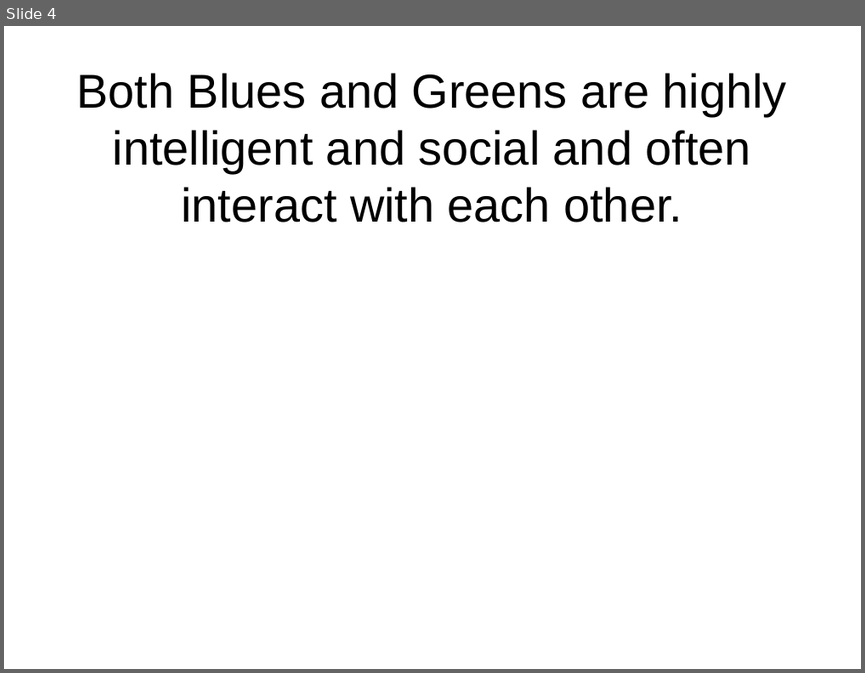
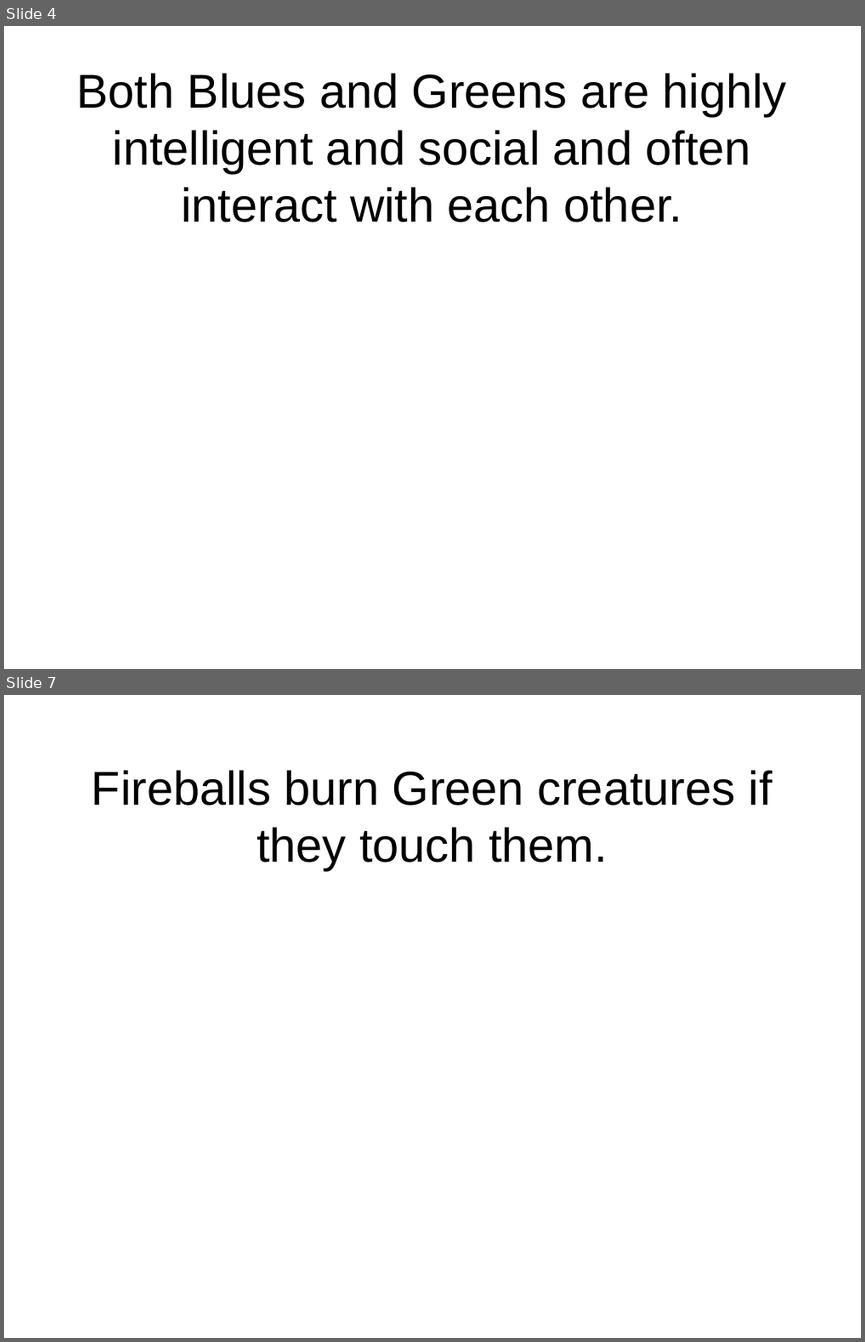
Before and after one commit to flxsosa/MoralDynamics, a slide deck: experiment_template/experiment_slides.odp. Shown one above the other, each under a label of ours: slide 4 before the commit, slides 4 and 7 after it; the slides between them are not shown. The pictures are 865x673 and 865x1342 pixels, drawn with LibreOffice and Linux fonts; fonts in the diff are those of the drawing. Boxes give left, top, right and bottom in pixels: in the first picture for what was removed or moved away, otherwise in the second. Text is boxed around its words. In the diff, an @@ line names an element or a change of style, - is before the commit and + after.

```diff
--- a/experiment_template/experiment_slides.odp
+++ b/experiment_template/experiment_slides.odp
@@ slide 7 added at [4,695,861,1338], background #FFFFFF @@
@@ title added at [92,770,772,870], 44 pt, text #000000 @@
+Fireballs burn Green creatures if they touch them.
```
Also in this commit, not shown: 1 slide changed, 2 other slides added, 6 slides removed, 12 other files.
